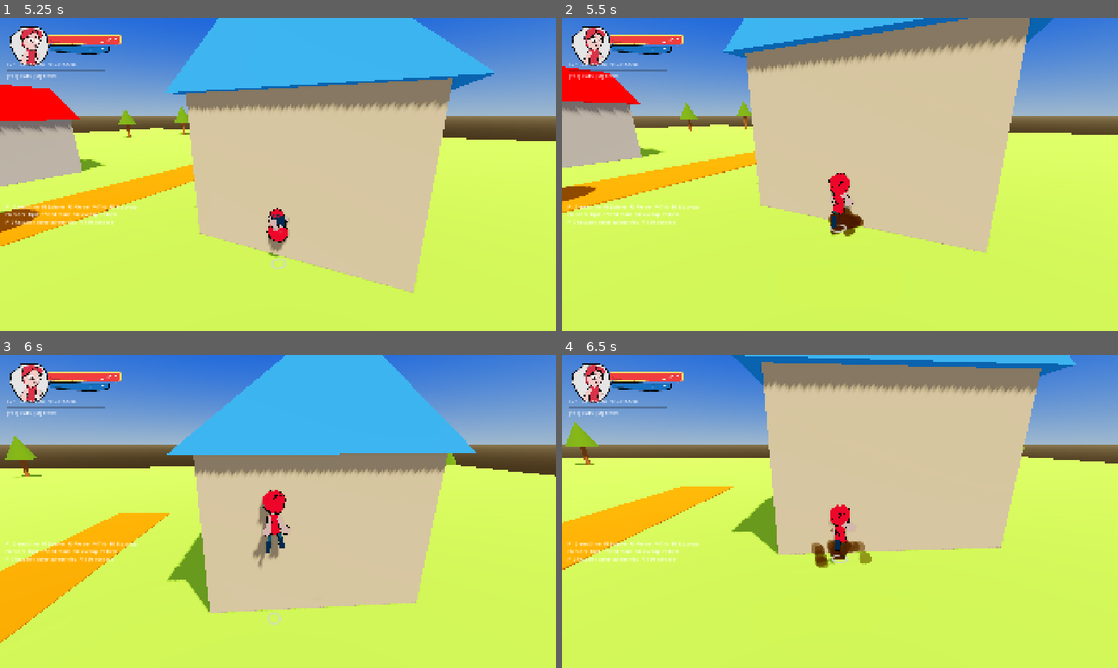
Above: before the commit, frames 1-4 (two rows, left to right).
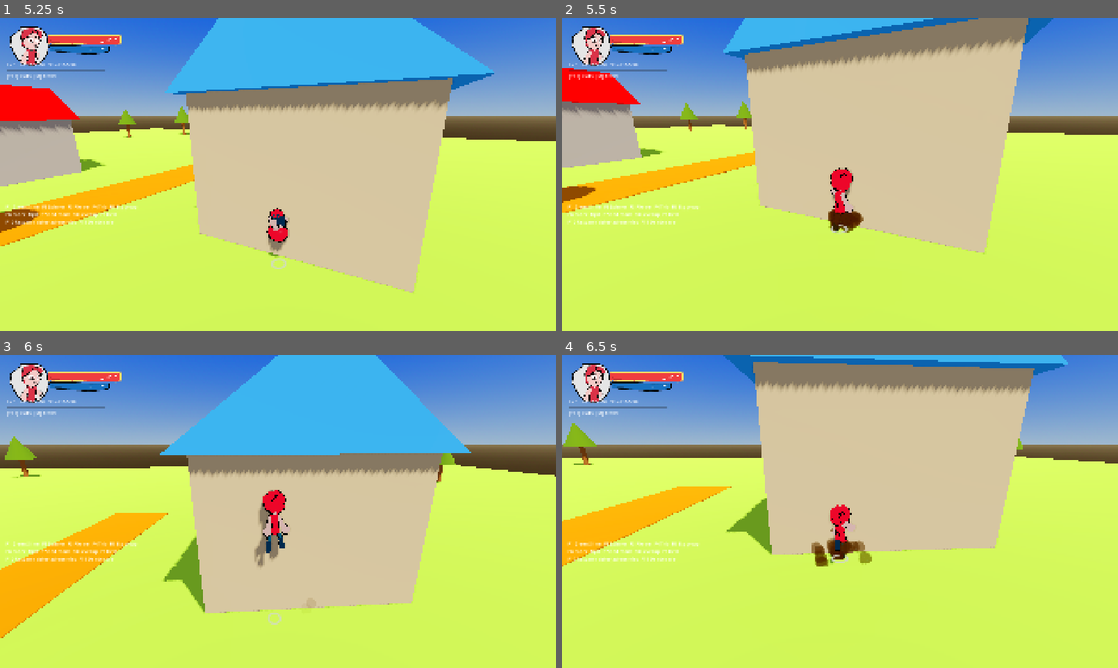
Above: after the commit, the same moments.

Repository: doggoanim/Krits
Game: Godot game, scene res://ui/main_menu.tscn
Same seed, same stepped clock (60 frames per second), same inputs: the game is played once before the commit and once after it.
Inputs (mouse positions are in pixels of both pictures, inside the frame that each line leads up to):
- Up to frame 1 (5.25 s): click "New Game" at 0.5 s; tap Enter at 1.25 s; move the mouse to (305, 174) at 1.27 s; hold W (move_forward) from 1.28 s (still down); tap Space (jump) at 1.35, 1.52, 1.82, 2.27, 2.3, 2.57, 3.05, 3.77, 3.8, 4.07, 4.35, 4.52, 4.82 s; move the mouse to (250, 174) at 2.02 s; tap Ctrl (crouch_pound) at 2.1, 5.1 s; move the mouse to (289, 168) at 2.77 s; tap E (interact) at 2.85 s; move the mouse to (272, 180) at 3.52 s; tap Shift (roll_dive) at 3.6 s; move the mouse to (316, 177) at 4.27 s; move the mouse to (233, 171) at 5.02 s
- Up to frame 2 (5.5 s): keep holding W (move_forward); tap Space (jump) at 5.27, 5.3 s
- Up to frame 3 (6 s): keep holding W (move_forward); tap Space (jump) at 5.57 s; move the mouse to (283, 511) at 5.77 s; tap E (interact) at 5.85 s
- Up to frame 4 (6.5 s): keep holding W (move_forward); tap Space (jump) at 6.05 s

Frame 1 is identical in both runs. In frame 2, 1.7% of the frame differs, in the area x 0-92%, y 0-76%; in frame 3, 2.9%, in the area x 0-97%, y 0-92%; in frame 4, 2.8%.

Commit message:
Fix jump sometimes not actually leaving the ground
Root cause, confirmed directly from the diagnostic output: Godot's
automatic floor-snap (floor_snap_length = 0.3) was re-grounding the
character on the very first move_and_slide() call after a jump.

Every jump/side-flip/orb-bounce/wall-bounce sets velocity.y and
switches state without calling move_and_slide() that same frame — the
new state's own physics_update does that one frame later. Up to that
point the body hasn't moved at all, so it's still sitting exactly on
the floor the instant that first move_and_slide() finally runs —
exactly the condition the floor-snap exists to catch, regardless of
velocity.y's sign. The console confirmed it: vel.y was still 11.733
right after move_and_slide(), but on_floor read true again and
global_y had barely moved — the jump's effects/sound/animation all
fire (start_jump() genuinely ran), the body just gets silently pulled
back down before it visibly leaves the ground.

Fixed by disabling the snap distance for as long as velocity.y is
actually positive (rising), restoring it the instant gravity turns it
negative. By then the character is well clear of the floor, so normal
snapping is both safe and still wanted for landing smoothly on slopes
and stairs. Centralized as Player._update_floor_snap(), called once
per physics frame before any state runs, so every launch path (jump,
side flip, orb bounce, wall bounce, the long-jump-out-of-roll, dive)
is covered without touching each state individually.

The diagnostic prints from the last two commits stay in for now so
this fix's effect in the console (vel.y positive AND on_floor=false
this time) can actually be confirmed — remove once verified.

Co-Authored-By: Claude Sonnet 5 <noreply@anthropic.com>
Claude-Session: https://claude.ai/code/session_01TYpdm1jACUqsWG6yyTxbgm

Diff:
--- a/player/player.gd
+++ b/player/player.gd
@@ -10,6 +10,11 @@
 const RADIUS := 0.4
 const HIT_INVULN := 0.8
 const SLIME_SPEED_MULT := 0.5   ## ground speed kept while standing in a slime puddle
+
+## Godot's automatic floor-snap re-grounds the body if it's within this
+## distance of a floor after move_and_slide() — see _update_floor_snap().
+const GROUND_FLOOR_SNAP := 0.3
+const JUMP_FLOOR_SNAP := 0.0
 
 var camera_rig: CameraRig
 var visual: PlayerVisual
@@ -43,7 +48,7 @@
 	collision_layer = 1 << 1   # layer 2: player
 	collision_mask = 1 | (1 << 6)   # layer 1: world, layer 7: arena walls
 	add_to_group(&"player")
-	floor_snap_length = 0.3
+	floor_snap_length = GROUND_FLOOR_SNAP
 	floor_max_angle = deg_to_rad(50.0)
 
 	_shape = CapsuleShape3D.new()
@@ -86,6 +91,7 @@
 	if dead:
 		return
 	_update_timers(delta)
+	_update_floor_snap()
 	machine.physics_update(delta)
 	var on_floor := is_on_floor()
 	if on_floor and not _was_on_floor:
@@ -133,6 +139,22 @@
 		jump_buffer_t = maxf(0.0, jump_buffer_t - delta)
 	invuln = maxf(0.0, invuln - delta)
 	roll_cd = maxf(0.0, roll_cd - delta)
+
+## Every jump/bounce/pound-jump sets velocity.y and switches state WITHOUT
+## calling move_and_slide() that same frame — the new state's own
+## physics_update does that a frame later. Up to that point the body hasn't
+## actually moved, so it's still sitting exactly on the floor the instant
+## that first move_and_slide() call happens — precisely the condition
+## Godot's automatic floor-snap exists to catch, and it does: regardless of
+## velocity.y's sign, it can silently re-ground the body on that very call,
+## which looks like "the jump's effects/sound played but you never left the
+## ground." Disabling the snap for as long as velocity.y is actually
+## positive (rising) sidesteps this no matter which move set it, and the
+## normal snap distance comes right back the instant gravity turns it
+## negative — well clear of the floor by then, and still wanted for
+## catching landings on slopes/stairs without a visible bump.
+func _update_floor_snap() -> void:
+	floor_snap_length = JUMP_FLOOR_SNAP if velocity.y > 0.0 else GROUND_FLOOR_SNAP
 
 # ---------------------------------------------------------------- input / motion
 
